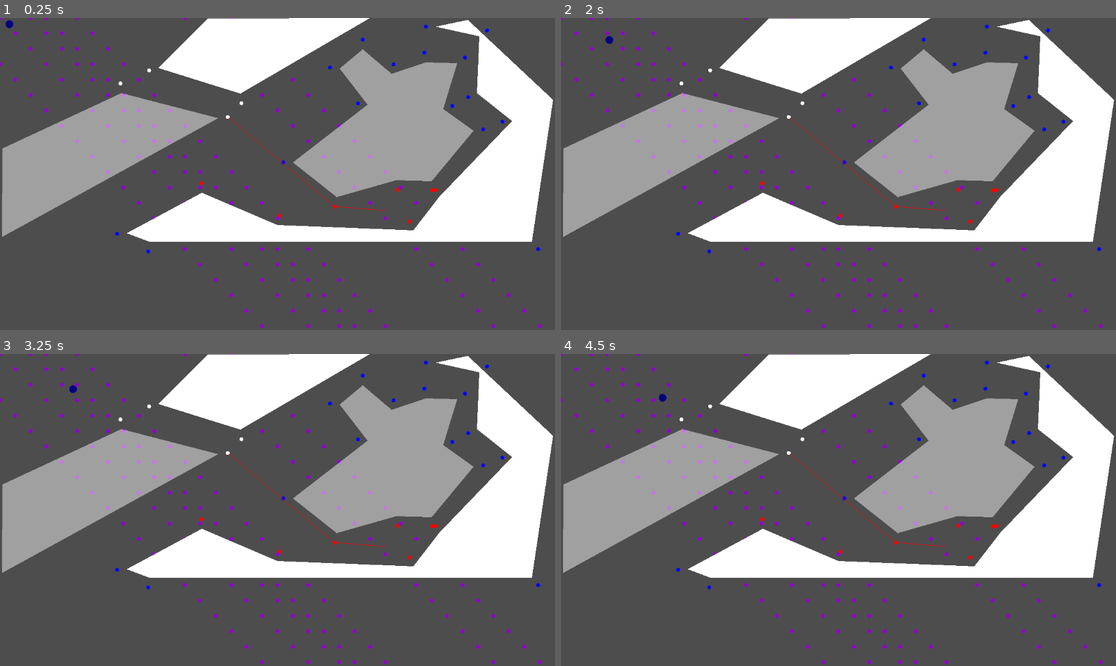
Above: before the commit, frames 1-4 (two rows, left to right).
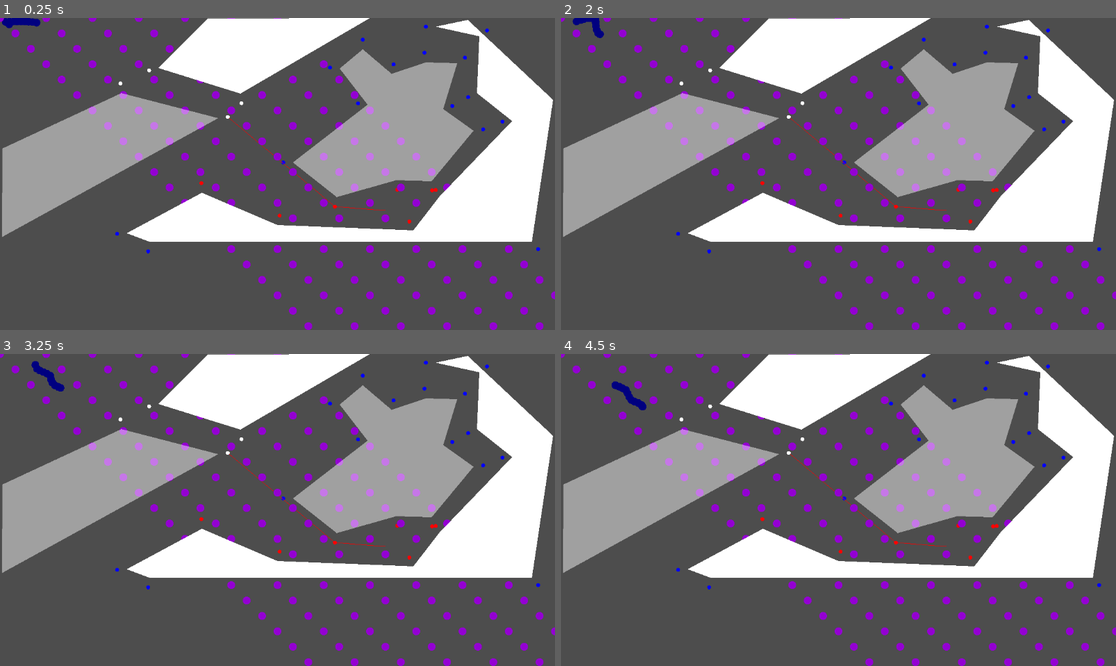
Above: after the commit, the same moments.

Repository: marwansabih/navigation
Game: Godot game, scene res://nav_test.tscn
The game is run twice, just before and just after one commit, with the same random seed, the same clock (stepped at 60 frames per second) and the same inputs. The project has no main scene, so this scene is started directly.
Inputs:
- Up to frame 1 (0.25 s): no input
- Up to frame 2 (2 s): no input
- Up to frame 3 (3.25 s): no input
- Up to frame 4 (4.5 s): tap Enter at 3.5 s

The runs differ from the first frame. In frame 1, 3.7% of the frame differs, in the area x 0-100%, y 0-100%; in frame 2, 3.7%; in frame 3, 3.7%; in frame 4, 3.7%.

Commit message:
added first draft of potential driven velocity

Diff:
--- a/navigation_isometrie.gd
+++ b/navigation_isometrie.gd
@@ -10,10 +10,40 @@
 var edge_mesh = []
 
 var edges = []
-
 var occupied_polygons = []
 
 
+func vec_ortho(pos, dir, x, y):
+	pass
+
+func generate_source_velocity(pos, loc, strength):
+	var p_x = pos.x - loc.x
+	var p_y = pos.y - loc.y
+	var v_x = strength * p_x/(p_x**2 + p_y**2)
+	var v_y = strength * p_y/(p_x**2 + p_y**2)
+	return Vector2(v_x,v_y)
+
+func get_local_dir(pos: Vector2, goal: Vector2):
+	var pos_m = GeometryUtils.get_closest_mesh_position(pos)
+	var map_polys = []
+	var actor_positions = []
+	for i in range(9):
+		for j in range(9):
+			var delta_pos = Vector2((i-4)*8, (j-4)*8) + pos_m
+			if not delta_pos in actor_position_mesh:
+				continue
+			map_polys.append_array(polygon_position_mesh[delta_pos])
+			var actors = actor_position_mesh[delta_pos]
+			actor_positions.append_array(actors)
+
+	var dir = Vector2(0,0)
+	for point in actor_positions:
+		dir += generate_source_velocity(pos, point, 5)
+	dir += generate_source_velocity(pos, goal, -80)
+	return dir.normalized()
+
+func plane_in_dir(dir):
+	pass
 
 func outside_region(point):
 	for polygon in $Poly.get_children():
@@ -44,7 +74,12 @@
 		var p_point = p[p_index]
 		var n_point = p[(i+1)%size]
 		var point = p[i]
-		var edge = get_edge_point(p, p_point, point, n_point)
+		var edge = get_edge_point(
+			p,
+			p_point,
+			point,
+			n_point
+		)
 		edge_points.append(edge)
 		p_index = i
 	return edge_points
@@ -71,6 +106,18 @@
 var position_to_units = {}
 var position_to_visible_edges = {}
 var actor_position_mesh = {}
+var polygon_position_mesh = {}
+
+func setup_polygon_position_mesh():
+	for i in range(dim_x):
+		for j in range(dim_y):
+			var pos = Vector2(i*8, j*8)
+			polygon_position_mesh[pos] = []
+			for poly in $Poly.get_children():
+				if not Geometry2D.is_point_in_polygon(pos, poly.polygon):
+					continue
+				polygon_position_mesh[pos].append(poly.polygon)
+
 
 func setup_actor_position_mesh():
 	for i in range(dim_x):
@@ -107,22 +154,24 @@
 func build_position_graph(pos, goal):
 	var actor_positions = []
 	var pos_m = GeometryUtils.get_closest_mesh_position(pos)
+	var map_polys = []
 	for i in range(9):
 		for j in range(9):
 			var delta_pos = Vector2((i-4)*8, (j-4)*8) + pos_m
 			if not delta_pos in actor_position_mesh:
 				continue
+			map_polys.append_array(polygon_position_mesh[delta_pos])
 			var actors = actor_position_mesh[delta_pos]
 			actor_positions.append_array(actors)
 
 
-	var polygons = []
+	var polygons = map_polys
 	var l_edges = [pos]
 	var dir = pos.direction_to(goal)
 
 	for p in actor_positions:
-		var poly = generate_sourounding_square( p, 12, dir )
-		var l_es = generate_sourounding_square( p, 16, dir )
+		var poly = generate_sourounding_square( p, 16, dir )
+		var l_es = generate_sourounding_square( p, 24, dir )
 		if Geometry2D.is_point_in_polygon(goal, l_es):
 			goal += dir * 10
 		polygons.append(poly)
@@ -151,10 +200,6 @@
 		var new_dir = pos.direction_to(path[1])
 		fake_character["local_path"] = path
 		return new_dir
-
-	#print("whole graph")
-	#for node in graph:
-	#	print(node)
 
 	fake_character["local_path"] = null
 	return dir
@@ -248,18 +293,31 @@
 	"local_path" = null
 }
 
+var fake_chars = []
+
+func generate_fake_chars():
+	for i in range(10):
+		var char = {
+			"velocity" =50,
+			"position" = Vector2(16 + 8*i,8),
+			"dir" = null,
+			"local_path" = null
+		}
+		fake_chars.append(char)
+
+
 var fake_characters = []
 
 
 func generate_fake_characters():
 	for i in range(100):
 		fake_characters.append(Vector2(i*32,i*32))
-		fake_characters.append(Vector2((i+2)*32,i*32))
-		fake_characters.append(Vector2((i-3)*32,i*32))
-		fake_characters.append(Vector2((i+5)*32,i*32))
 		fake_characters.append(Vector2((i+3)*32,i*32))
+		fake_characters.append(Vector2((i+6)*32,i*32))
+		fake_characters.append(Vector2((i+9)*32,i*32))
 		fake_characters.append(Vector2((i+12)*32,i*32))
 		fake_characters.append(Vector2((i+15)*32,i*32))
+		fake_characters.append(Vector2((i+18)*32,i*32))
 
 func put_characters_to_mesh():
 	for char in fake_characters:
@@ -267,9 +325,8 @@
 		if pos in actor_position_mesh:
 			actor_position_mesh[pos].append(char)
 
-#func get_c
-
-
+
+var cycle = 0
 func move_along_direction(
 	character,
 	path,
@@ -288,8 +345,12 @@
 	if path:
 		if not character["dir"]:
 			character["dir"] = pos.direction_to(path[0])
-		var new_dir = build_position_graph(pos, path[0])
-		character["position"] += velocity * new_dir * delta
+		if true:#cycle % 15 == 0:
+			var new_dir = get_local_dir(pos, path[0])
+			#build_position_graph(pos, path[0])
+			character["dir"] = new_dir
+		character["position"] += velocity * character["dir"] * delta
+		cycle += 1
 		#character["position"] += velocity * character["dir"] * delta
 
 var edges_to_dist = {}
@@ -318,8 +379,12 @@
 		connections.append(line)
 	return connections
 
+var shortest_paths = []
+
 # Called when the node enters the scene tree for the first time.
 func _ready():
+	generate_fake_chars()
+	setup_polygon_position_mesh()
 	for polygon in $Poly.get_children():
 		occupied_polygons.append(polygon.polygon)
 	edges = generate_edges()
@@ -333,6 +398,12 @@
 		fake_character["position"],
 		Vector2(800, 400)
 	)
+	for fake_char in fake_chars:
+		var short_path = shortest_path_between_positions(
+			fake_character["position"],
+			Vector2(800, 400)
+		)
+		shortest_paths.append(short_path)
 	generate_fake_characters()
 	setup_actor_position_mesh()
 	put_characters_to_mesh()
@@ -345,6 +416,10 @@
 		shortest_path,
 		delta
 	)
+	for i in range(len(fake_chars)):
+		var f_c = fake_chars[i]
+		var s_p = shortest_paths[i]
+		move_along_direction(f_c, s_p, delta)
 
 func _draw():
 	for edge in edges:
@@ -364,6 +439,9 @@
 		draw_circle(edges[e], 4, Color.RED)
 
 	draw_circle(fake_character["position"], 8, Color.NAVY_BLUE)
+
+	for fake_char in fake_chars:
+		draw_circle(fake_char["position"], 8, Color.NAVY_BLUE)
 
 	if fake_character["local_path"]:
 		var path = fake_character["local_path"]
@@ -385,7 +463,7 @@
 
 
 	for f_c in fake_characters:
-		draw_circle(f_c, 4, Color.DARK_VIOLET)
+		draw_circle(f_c, 8, Color.DARK_VIOLET)
 		#var square = generate_sourounding_square(f_c, 16, Vector2(1,0))
 		#draw_polyline(square, Color.RED, 1)
 		#draw_line(square[0], square[3], Color.RED, 1)
